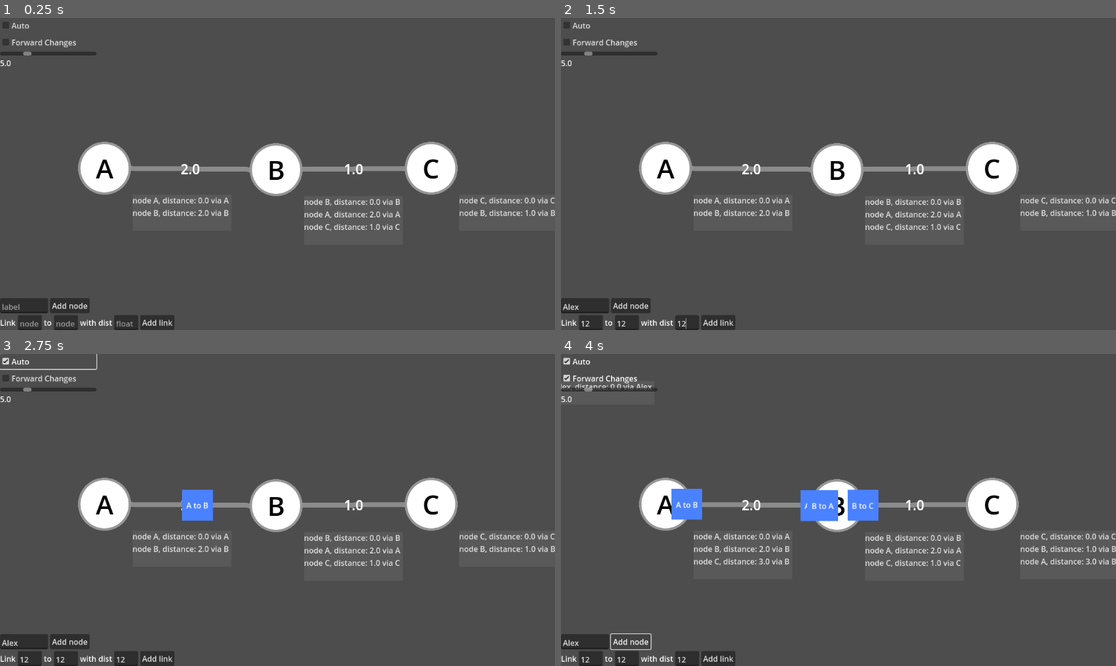
Above: before the commit, frames 1-4 (two rows, left to right).
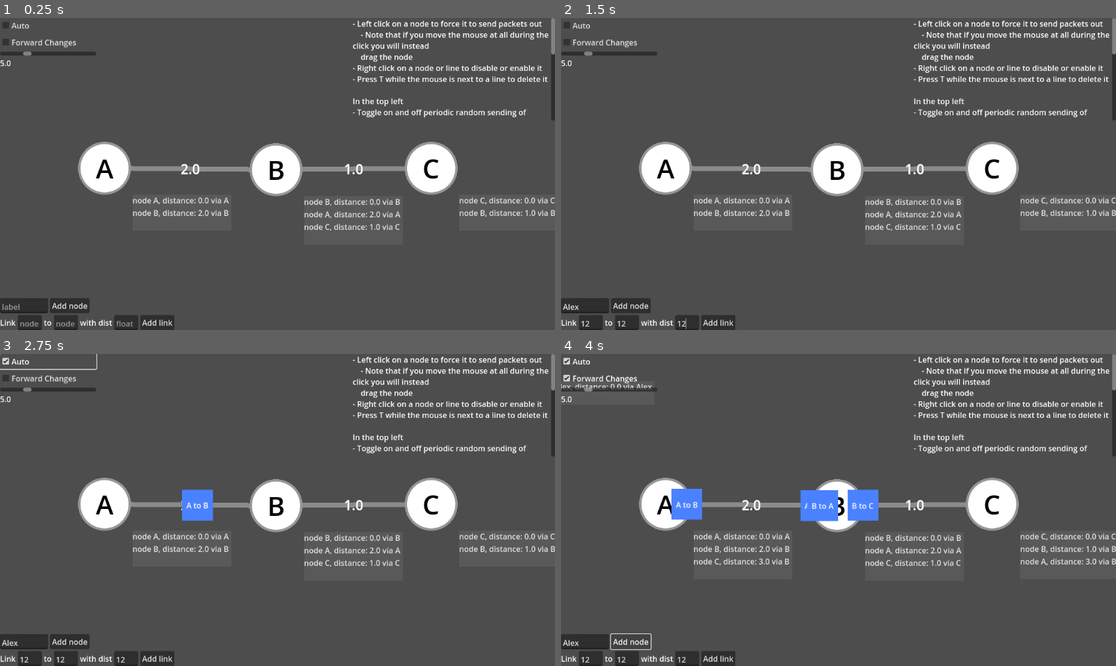
Above: after the commit, the same moments.

Repository: nathlinear/network-packet-visualizer-godot
Game: Godot game, scene res://main.tscn
The game is run twice, just before and just after one commit, with the same random seed, the same clock (stepped at 60 frames per second) and the same inputs.
Inputs (mouse positions are in pixels of both pictures, inside the frame that each line leads up to):
- Up to frame 1 (0.25 s): no input
- Up to frame 2 (1.5 s): click (583, 305) at 0.52 s; type "Alex" at 0.6 s; click (588, 323) at 0.75 s; type "12" at 0.83 s; click (627, 323) at 0.98 s; type "12" at 1.07 s; click (688, 323) at 1.27 s; type "12" at 1.35 s
- Up to frame 3 (2.75 s): click "Auto" at 2 s
- Up to frame 4 (4 s): click "Forward Changes" at 2.75 s; click "Add node" at 3.5 s

The runs differ from the first frame. In frame 1, 2.1% of the frame differs, in the area x 63-100%, y 0-33%; in frame 2, 2.1%; in frame 3, 2.1%; in frame 4, 2.1%.

Commit message:
Add controls

Diff:
--- a/main.tscn
+++ b/main.tscn
@@ -123,6 +123,37 @@
 layout_mode = 2
 text = "Add link"
 
+[node name="RichTextLabel" type="RichTextLabel" parent="CanvasLayer"]
+anchors_preset = 1
+anchor_left = 1.0
+anchor_right = 1.0
+offset_left = -420.0
+offset_bottom = 213.0
+grow_horizontal = 0
+text = "- Left click on a node to force it to send packets out
+    - Note that if you move the mouse at all during the click you will instead
+    drag the node
+- Right click on a node or line to disable or enable it
+- Press T while the mouse is next to a line to delete it
+
+In the top left
+- Toggle on and off periodic random sending of packets from each node
+- Toggle on and off automatically forwarding new distance vector information
+when it changes for a node
+- A slider for slowing down or speeding up the simulation
+- A number representing the speed of the simulation
+
+In the bottom left
+- Add a new node with some user-defined label
+- Add a new link given two nodes and a distance
+
+Misc:
+- Move camera with middle mouse drag
+- Zoom camera with scroll wheel
+- Move nodes with left mouse drag
+- Spacebar to pause and resume the simulation
+- Hover over packets with the mouse to view what data they are carrying"
+
 [node name="MouseLabel" type="Label" parent="."]
 offset_right = 40.0
 offset_bottom = 23.0
--- a/node_edit.gd
+++ b/node_edit.gd
@@ -65,7 +65,7 @@
 			path.source.remove_neighbor(path.dest)
 	return
 
-func _input(event: InputEvent) -> void:
+func _unhandled_input(event: InputEvent) -> void:
 	if event is InputEventKey and event.is_pressed():
 		if event.key_label == KEY_SPACE:
 			is_paused = !is_paused
Not shown, changed: README.md
